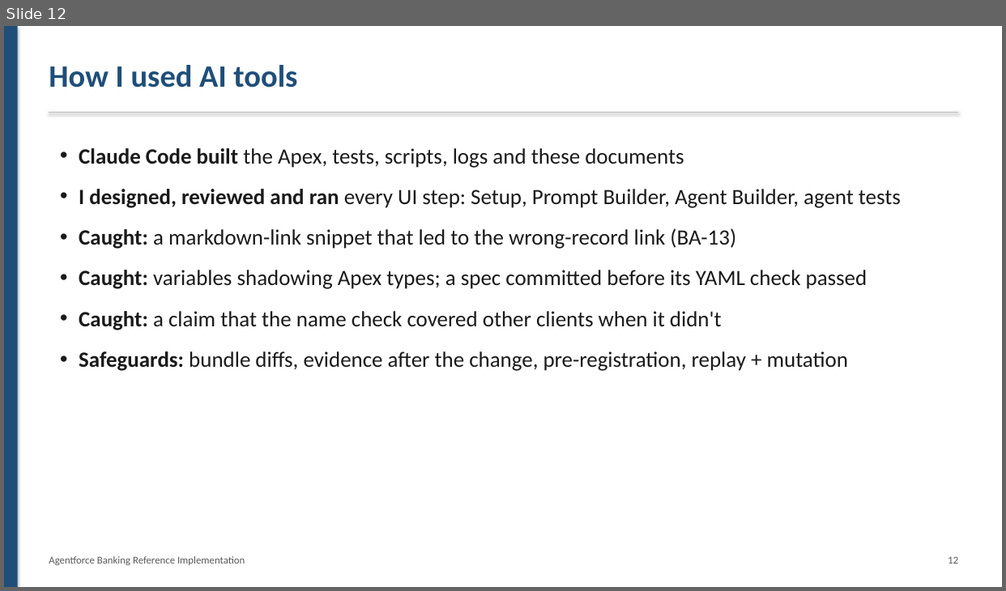
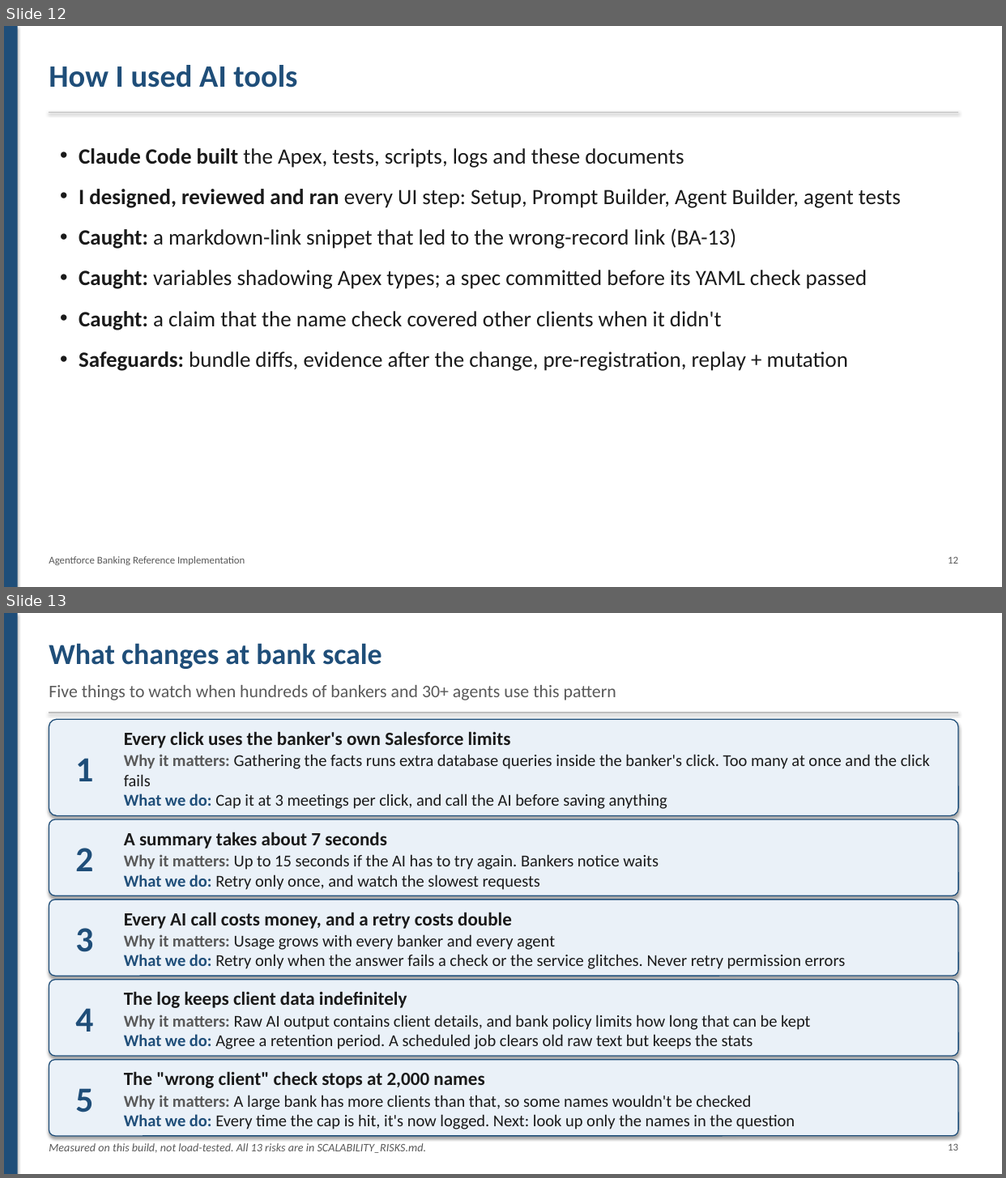
Before and after one commit to monibrahman/agentforce-banking-reference, a slide deck: docs/Panel_Overview.pptx. Shown one above the other, each under a label of ours: slide 12 before the commit, slides 12 and 13 after it. The pictures are 1006x591 and 1006x1178 pixels, drawn with LibreOffice and Linux fonts; fonts in the diff are those of the drawing. Boxes give left, top, right and bottom in pixels: in the first picture for what was removed or moved away, otherwise in the second. Text is boxed around its words. In the diff, an @@ line names an element or a change of style, - is before the commit and + after.

```diff
--- a/docs/Panel_Overview.pptx
+++ b/docs/Panel_Overview.pptx
@@ slide 13 added at (4,613,1002,1174), background #FFFFFF @@
@@ rectangle added at (4,613,18,1174), fill #1F4E79 @@
@@ text added at (49,643,382,669), 28 pt, text #1F4E79, bold @@
+What changes at bank scale
@@ text added at (49,685,616,700), 17 pt, text #595959 @@
+Five things to watch when hundreds of bankers and 30+ agents use this pattern
@@ line added from (49, 713) to (958, 713), #BFBFBF 1 pt @@
@@ rounded rectangle added at (49,719,958,815), fill #EAF1F8, outline #1F4E79 1 pt @@
@@ text added at (124,731,511,748), 18 pt, text #1A1A1A, bold @@
+Every click uses the banker's own Salesforce limits
@@ text added at (75,758,93,781), 34 pt, text #1F4E79, bold @@
+1
@@ text added at (124,754,930,809), 16 pt, text #1A1A1A @@
+Why it matters: Gathering the facts runs extra database queries inside the banker's click. Too many at once and the click fails
+What we do: Cap it at 3 meetings per click, and call the AI before saving anything
@@ rounded rectangle added at (49,820,958,896), fill #EAF1F8, outline #1F4E79 1 pt @@
@@ text added at (75,848,93,871), 34 pt, text #1F4E79, bold @@
+2
@@ text added at (124,832,387,849), 18 pt, text #1A1A1A, bold @@
+A summary takes about 7 seconds
@@ text added at (124,854,658,890), 16 pt, text #1A1A1A @@
+Why it matters: Up to 15 seconds if the AI has to try again. Bankers notice waits
+What we do: Retry only once, and watch the slowest requests
@@ rounded rectangle added at (49,900,958,976), fill #EAF1F8, outline #1F4E79 1 pt @@
@@ text added at (75,928,93,952), 34 pt, text #1F4E79, bold @@
+3
@@ text added at (124,912,512,929), 18 pt, text #1A1A1A, bold @@
+Every AI call costs money, and a retry costs double
@@ text added at (124,935,846,969), 16 pt, text #1A1A1A @@
+Why it matters: Usage grows with every banker and every agent
+What we do: Retry only when the answer fails a check or the service glitches. Never retry permission errors
@@ rounded rectangle added at (49,980,958,1056), fill #EAF1F8, outline #1F4E79 1 pt @@
@@ text added at (124,991,407,1008), 18 pt, text #1A1A1A, bold @@
+The log keeps client data indefinitely
@@ text added at (75,1008,93,1032), 34 pt, text #1F4E79, bold @@
+4
@@ text added at (124,1015,810,1050), 16 pt, text #1A1A1A @@
+Why it matters: Raw AI output contains client details, and bank policy limits how long that can be kept
+What we do: Agree a retention period. A scheduled job clears old raw text but keeps the stats
@@ rounded rectangle added at (49,1060,958,1136), fill #EAF1F8, outline #1F4E79 1 pt @@
@@ text added at (124,1071,484,1088), 18 pt, text #1A1A1A, bold @@
+The "wrong client" check stops at 2,000 names
@@ text added at (75,1088,93,1113), 34 pt, text #1F4E79, bold @@
+5
@@ text added at (124,1095,795,1130), 16 pt, text #1A1A1A @@
+Why it matters: A large bank has more clients than that, so some names wouldn't be checked
+What we do: Every time the cap is hit, it's now logged. Next: look up only the names in the question
@@ text added at (49,1144,427,1153), 11 pt, text #595959, italic @@
+Measured on this build, not load-tested. All 13 risks are in SCALABILITY_RISKS.md.
@@ text added at (948,1144,958,1151), 10 pt, text #595959 @@
+13
```
Also in this commit, not shown: 1 slide removed, 1 other file.
